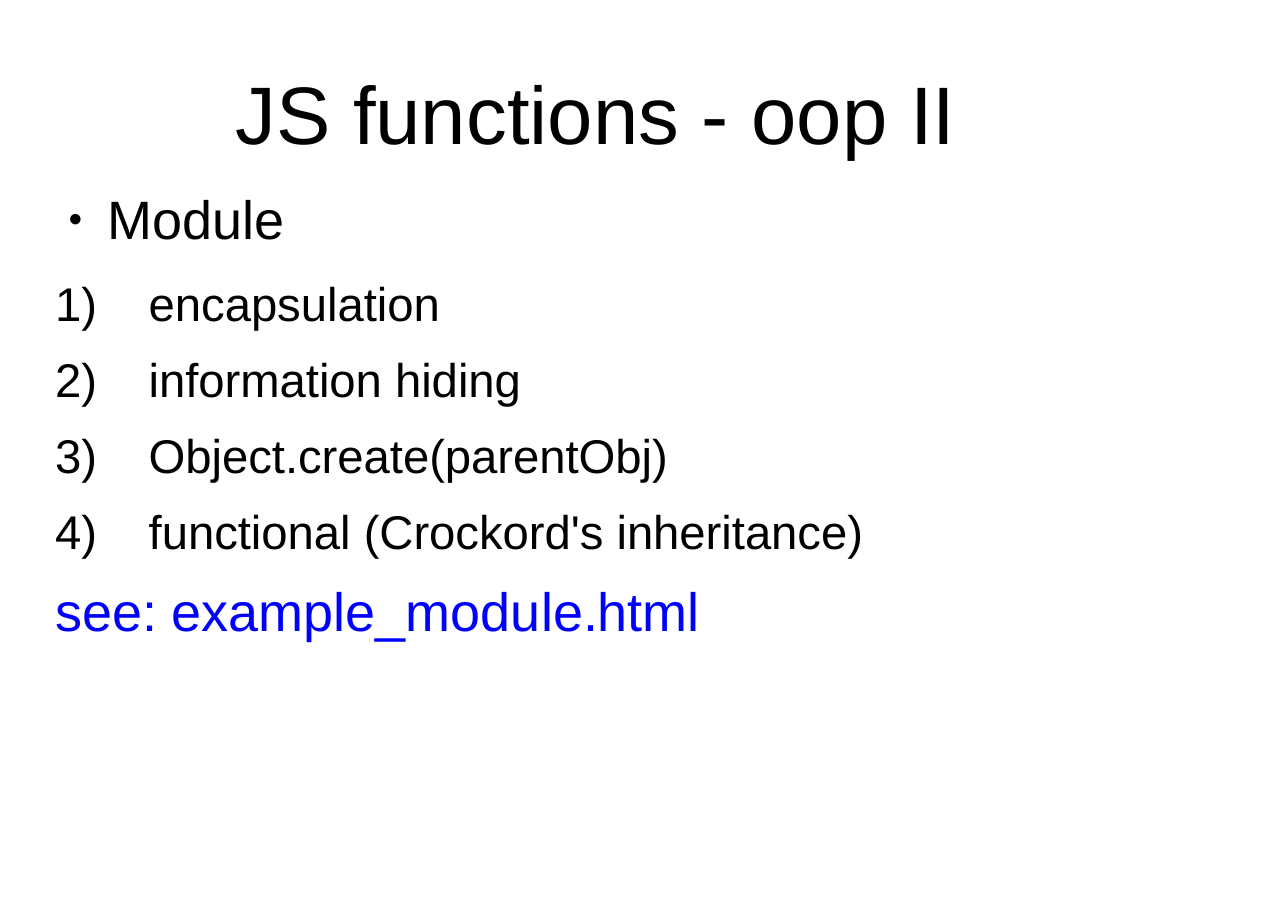
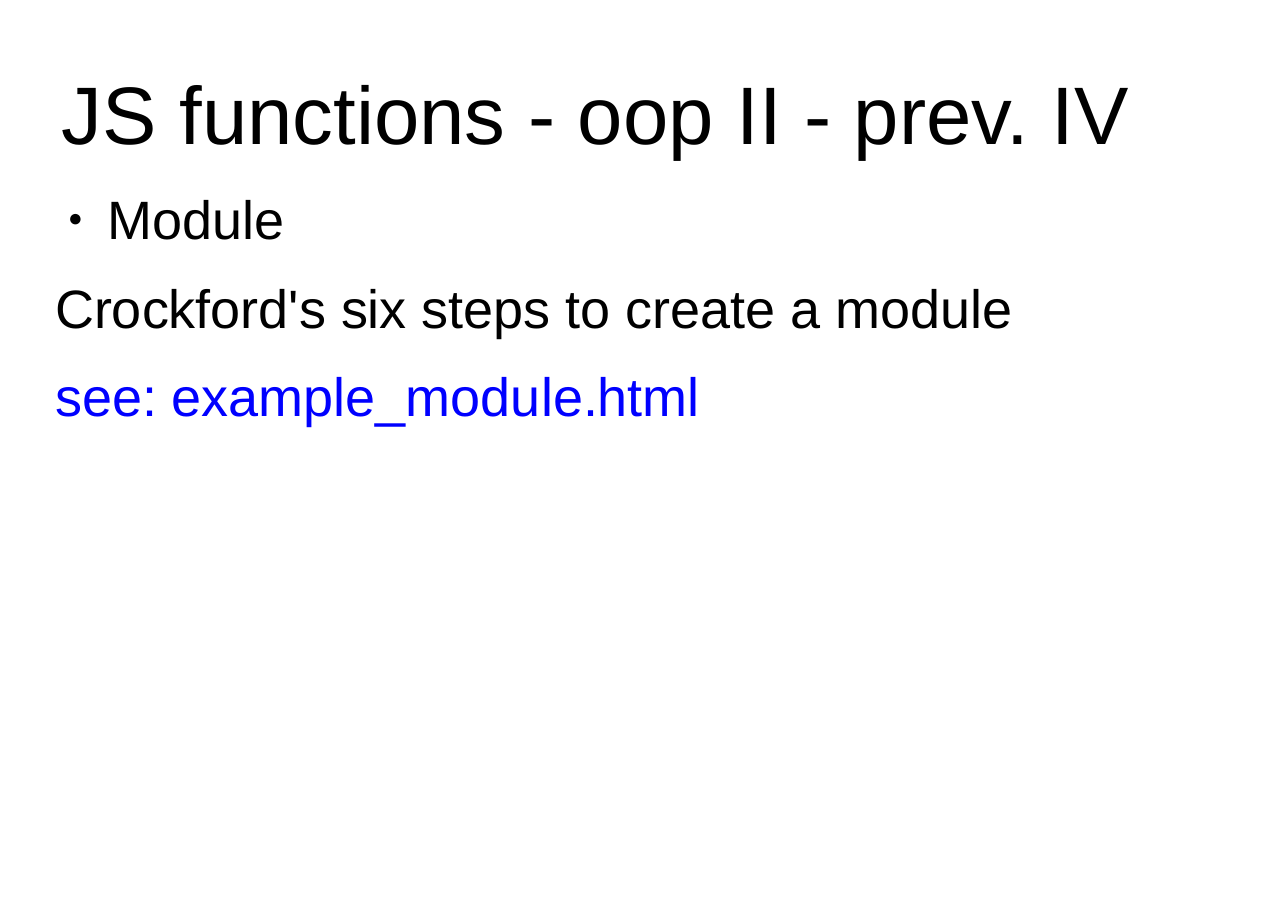
Before and after one commit to peterborkuti/other, a slide deck: slide 98 of JavaScriptBasics/jsbasics-slide.odp (slide 88 before the commit). Drawn at 1288x911 pixels with LibreOffice and Linux fonts; fonts in the diff are those of the drawing; background and template pictures are left out. Boxes give left, top, right and bottom in pixels: in the first picture for what was removed or moved away, otherwise in the second. Text is boxed around its words. In the diff, an @@ line names an element or a change of style, - is before the commit and + after.

Commit message:
function impress 01

```diff
--- a/JavaScriptBasics/jsbasics-slide.odp
+++ b/JavaScriptBasics/jsbasics-slide.odp
@@ title at box(62, 85, 1129, 159): text changed @@
-JS functions - oop II
+JS functions - oop II - prev. IV
@@ text at box(55, 289, 1013, 337): text changed; size 30.9 to 35.3 pt @@
-  1) encapsulation
-  2) information hiding
-  3) Object.create(parentObj)
-  4) functional (Crockord's inheritance)
+Crockford's six steps to create a module
```
Also in this commit, not shown: 11 other slides changed, 10 slides added, 1 other file.
